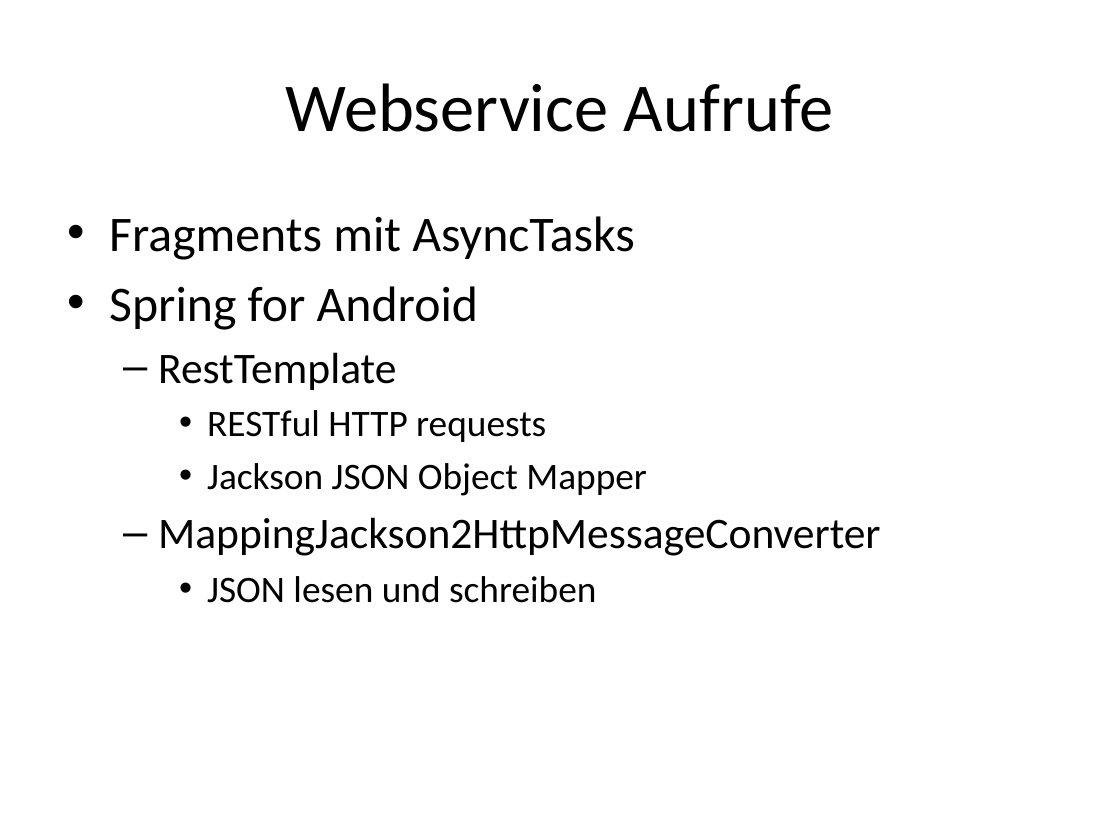
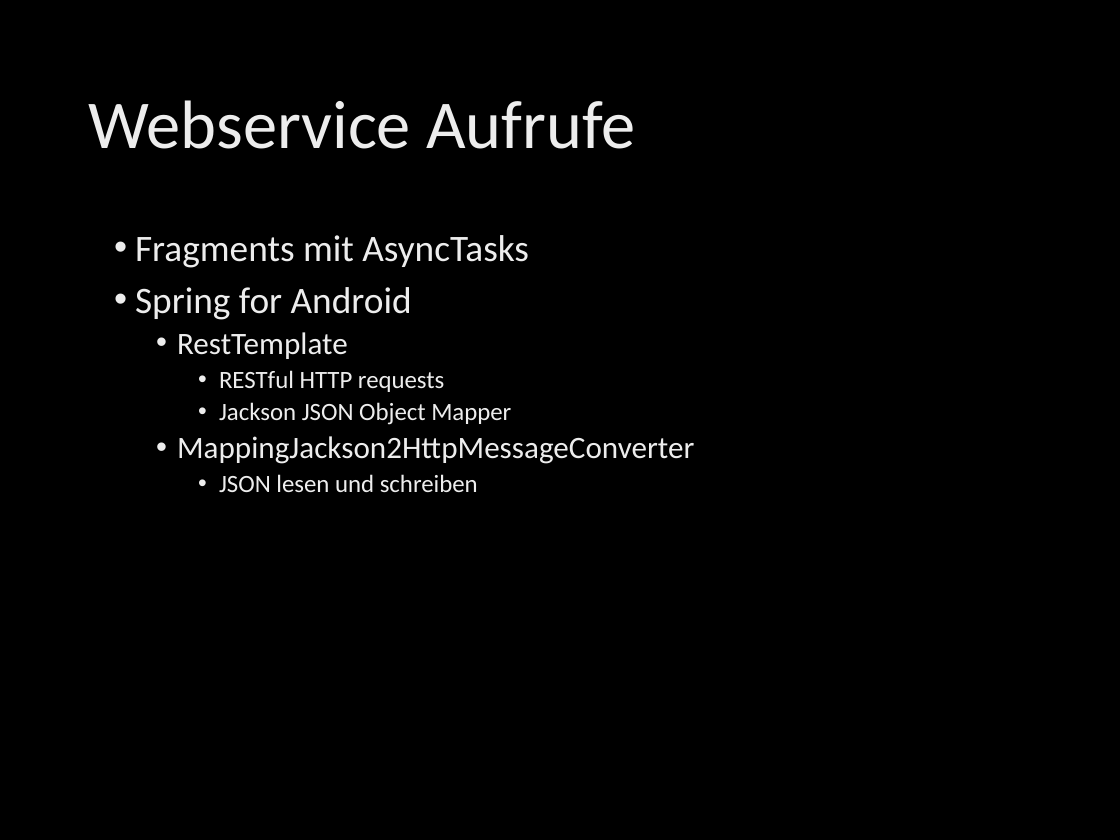
Before and after one commit to RANSoftRA/StockService, a slide deck: slide 3 of Service Engineering.pptx. Drawn at 1120x840 pixels with LibreOffice and Linux fonts; fonts in the diff are those of the drawing; background and template pictures are left out. Boxes give left, top, right and bottom in pixels: in the first picture for what was removed or moved away, otherwise in the second. Text is boxed around its words. In the diff, an @@ line names an element or a change of style, - is before the commit and + after.

```diff
--- a/Service Engineering.pptx
+++ b/Service Engineering.pptx
@@ background #FFFFFF to picture (left out) @@
@@ title "Webservice Aufrufe": place and size @@
-title "Webservice Aufrufe" at <box>286,83,833,132</box>
+title "Webservice Aufrufe" at <box>88,100,635,149</box>
@@ title "Webservice Aufrufe" at <box>88,100,635,149</box>: text colour #000000 to gradient #BFBFBF to #EDEDED to #FFFFFF; alignment centre to left; line spacing 1 to 0.9 @@
@@ text "Fragments mit AsyncTasks": place and size @@
-text "Fragments mit AsyncTasks" at <box>109,216,880,603</box>
+text "Fragments mit AsyncTasks" at <box>135,235,694,492</box>
@@ text "Fragments mit AsyncTasks" at <box>135,235,694,492</box>: size 32 to 24 pt in "Fragments mit AsyncTasks", "Spring for Android"; text colour #000000 to gradient #BFBFBF to #EDEDED to #FFFFFF; size 28 to 20 pt in "RestTemplate", "MappingJackson2HttpMessageConverter"; size 24 to 16 pt in "RESTful HTTP requests", "Jackson JSON Object Mapper", "JSON lesen und schreiben"; indent changed; line spacing 1 to 0.9; more space between paragraphs; bullet – to •; less space between paragraphs @@
```
Also in this commit, not shown: 6 other slides changed, 1 slide added, 2 other files.
